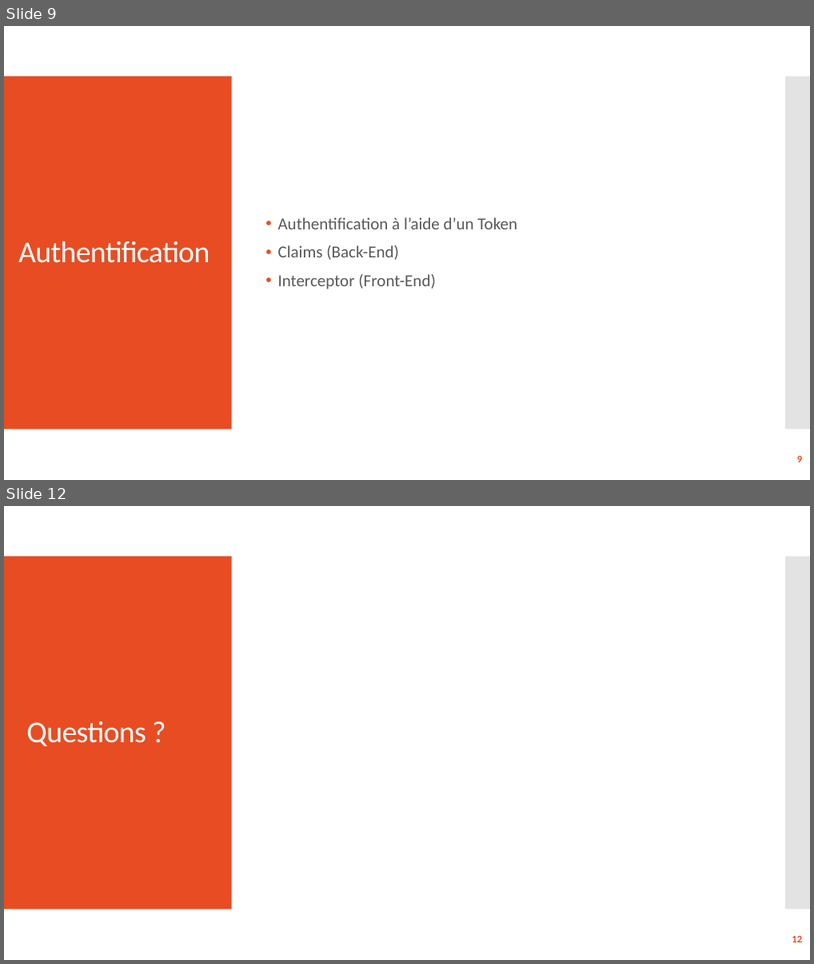
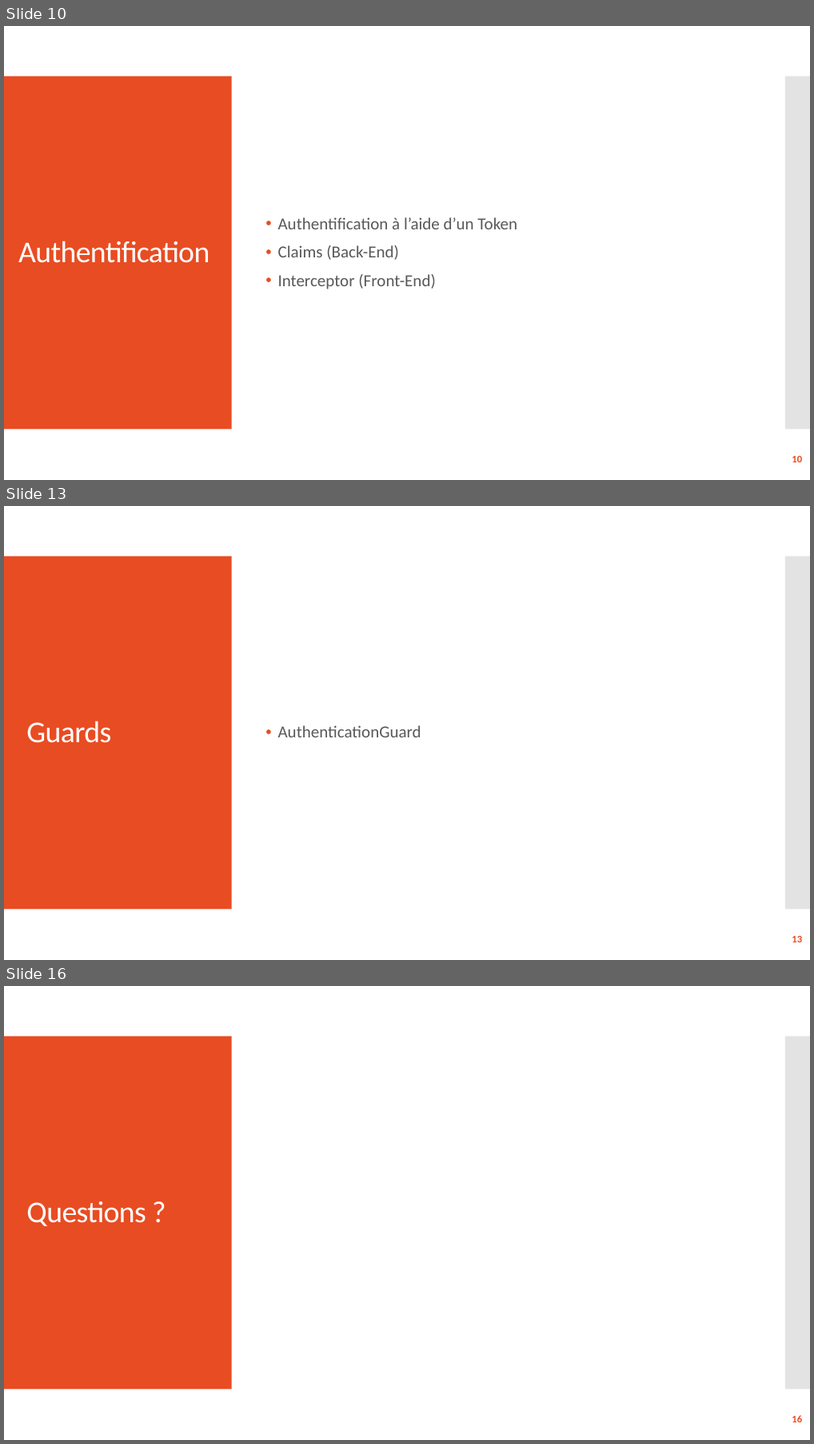
Before and after one commit to laurentksh/ICT-120_151, a slide deck: docs/presentation/ICT151-120_Presentation.pptx. Shown one above the other, each under a label of ours: slides 9 and 12 before the commit, slides 10, 13 and 16 after it; the slides between them are not shown. The pictures are 814x964 and 814x1444 pixels, drawn with LibreOffice and Linux fonts; fonts in the diff are those of the drawing. Boxes give left, top, right and bottom in pixels: in the first picture for what was removed or moved away, otherwise in the second. Text is boxed around its words. In the diff, an @@ line names an element or a change of style, - is before the commit and + after.

```diff
--- a/docs/presentation/ICT151-120_Presentation.pptx
+++ b/docs/presentation/ICT151-120_Presentation.pptx
@@ slide 13 added at [4, 506, 810, 960], background #FFFFFF; not listed: 2 template elements that a slide beside it also shows @@
@@ title added at [26, 720, 111, 743], 36 pt, text #FFFFFF @@
+Guards
@@ text added at [278, 725, 422, 737], 20 pt, text #595959 @@
+• AuthenticationGuard
@@ page number added at [792, 935, 802, 942], 12 pt, text #E84C22, bold @@
+13
@@ what was slide 9 is now slide 10 @@
@@ page number at [792, 455, 802, 462]: text changed @@
-9
+10
@@ what was slide 12 is now slide 16 @@
@@ page number at [792, 1415, 802, 1422]: text changed @@
-12
+16
```
Also in this commit, not shown: 3 slides changed, 3 other slides added.
